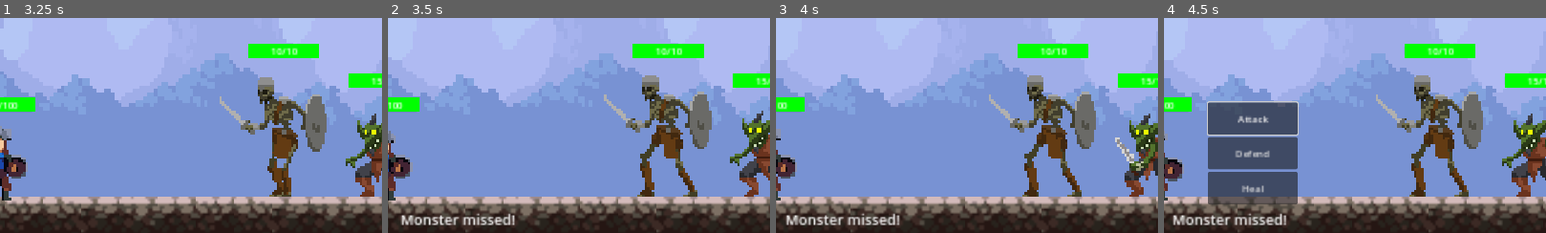
Above: before the commit, frames 1-4 (left to right).
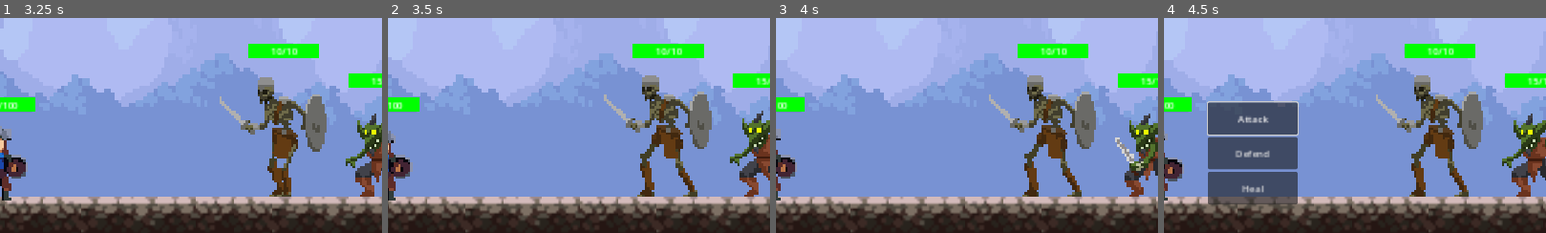
Above: after the commit, the same moments.

Repository: StephenDavid13/Project-T
Game: Godot game, scene res://scenes/main_scenes/level_dungeon.tscn
Same seed, same stepped clock (60 frames per second), same inputs: the game is played once before the commit and once after it. This scene is started directly instead of the project's main scene.
Inputs:
- Up to frame 1 (3.25 s): hold Right (right) 0.53-2.03 s; tap F (action_use) every 0.75 s from 0.6 to 2.85 s; hold A (left) 2.03-2.78 s; hold Right (right) from 2.78 s (still down)
- Up to frame 2 (3.5 s): keep holding Right (right)
- Up to frame 3 (4 s): keep holding Right (right); tap F (action_use) at 3.6 s
- Up to frame 4 (4.5 s): release Right (right) at 4.28 s; hold A (left) from 4.28 s (still down); tap F (action_use) at 4.35 s
The pictures show only the part of the screen within x 9-59%, y 30-80%; the shares and areas given below are measured in that part.

Frame 1 is identical in both runs. In frame 2, 1.1% of the frame differs, in the area x 3-34%, y 90-97%; in frame 3, 1.1%; in frame 4, 1.1%.
Error after the commit: Invalid call. Nonexistent function 'update_message' in base 'Nil'. (res://scenes/subscenes/main_character/main_character.gd:89)

Commit message:
Change text stuff

Diff:
--- a/scenes/subscenes/main_character/main_character.gd
+++ b/scenes/subscenes/main_character/main_character.gd
@@ -3,16 +3,15 @@
 @onready var main_char = $AnimatedSprite2D
 @onready var statsheet = $StatsComponent
 @onready var health_bar = $HealthBar
-@onready var battle_log = $"../Control/BattleLog"
 
 # Random stuff
+var battle_log
 var gravity = ProjectSettings.get_setting("physics/2d/default_gravity")
 var rng_generator = RandomNumberGenerator.new()
 const SPEED = 300.0
 const JUMP_VELOCITY = -400.0
 
-enum DungeonState { PRE_BATTLE, BATTLING, POST_BATTLE }
-var current_battle_state = DungeonState.PRE_BATTLE
+var current_battle_state = GameState.DungeonState.PRE_BATTLE
 
 # What player gonna do
 var can_move = true
@@ -26,12 +25,16 @@
 var max_health : int
 var defend : int
 
+
 signal on_dead()
 
 func _ready():
 	GameState.main_char = self
 	set_gamestate()
 	update_health_bar()
+
+	if GameState.on_tower:
+		battle_log = $"../Control/BattleLog"
 
 func _physics_process(delta):
 	# Gravity things
@@ -40,14 +43,14 @@
 
 	# Character is in battle mode
 	if GameState.on_tower:
-		if current_battle_state == DungeonState.PRE_BATTLE:
+		if current_battle_state == GameState.DungeonState.PRE_BATTLE:
 			velocity.x = move_toward((0.5 * SPEED), 0, 12)
 			move_and_slide()
 		if go_forward:
-			velocity.x = move_toward((0.5 * SPEED), 0, 12)
+			velocity.x = move_toward((0.8 * SPEED), 0, 12)
 			move_and_slide()
 		elif go_back:
-			velocity.x = move_toward((-0.5 * SPEED), 0, 12)
+			velocity.x = move_toward((-0.8 * SPEED), 0, 12)
 			move_and_slide()
 
 	# Character is attacking
@@ -111,7 +114,7 @@
 	var damage = floor((GameState.player_strength + randi_range(1, statsheet.STRENGTH / 2)) * multiplier)
 	if multiplier == 0.0:
 		battle_log.update_message("MISSED! Player attacked with %d" % [damage])
-	if multiplier >= 2.0:
+	if multiplier >= 1.5:
 		battle_log.update_message("CRIT! Player attacked with %d" % [damage])
 	else:
 		battle_log.update_message("Player attacked with %d" % [damage])
@@ -136,11 +139,11 @@
 	update_health_bar()
 
 func _on_next_tower():
-	current_battle_state = DungeonState.PRE_BATTLE
+	current_battle_state = GameState.DungeonState.PRE_BATTLE
 	go_forward = true
 
 func _on_back_outside():
-	current_battle_state = DungeonState.PRE_BATTLE
+	current_battle_state = GameState.DungeonState.PRE_BATTLE
 	go_back = true
 
 # Helper functions
--- a/scripts/GameState.gd
+++ b/scripts/GameState.gd
@@ -3,6 +3,7 @@
 # Get main_char
 var main_char : Node = null
 var is_initialized : bool = false
+enum DungeonState { PRE_BATTLE, BATTLING, POST_BATTLE }
 
 # Game State variables
 var player_max_health : int
--- a/scripts/TurnManager.gd
+++ b/scripts/TurnManager.gd
@@ -102,8 +102,9 @@
 		GameState.reset_character()
 	elif alive_characters.size() == 1 and alive_characters[0] == player:
 		battle_log.update_message("You won! Total Experience: %d" % [GameState.player_exp])
+		startBattle = false
+		await get_tree().create_timer(2).timeout
 		battle_log.update_message("")
-		startBattle = false
 		$"..".finishingBattle()
 	elif alive_characters.size() == 0:
 		battle_log.update_message("You died")
--- a/scripts/battle_game_manager.gd
+++ b/scripts/battle_game_manager.gd
@@ -23,7 +23,7 @@
 # Called when battle is initiated. Only done once per level. Disallow player
 # movement and change camera view
 func enteringBattle():
-	main_char.current_battle_state = main_char.DungeonState.BATTLING
+	main_char.current_battle_state = GameState.DungeonState.BATTLING
 	main_char.can_move = false;
 	camera_2d.position_smoothing_enabled = true
 	camera_2d.position_smoothing_speed = 2
@@ -37,7 +37,7 @@
 	await get_tree().create_timer(2.5).timeout
 	main_char.can_move = true;
 	camera_2d.position_smoothing_enabled = false
-	main_char.current_battle_state = main_char.DungeonState.POST_BATTLE
+	main_char.current_battle_state = GameState.DungeonState.POST_BATTLE
 	$main_char/ActionPanel.post_battle_selection()
 
 # Randomise monster amount and call randomiseMonsterSpawn() to instantiate their type
Not shown, changed: export_presets.cfg
Not shown, added: export/windows/project-t-0.0.8.exe
